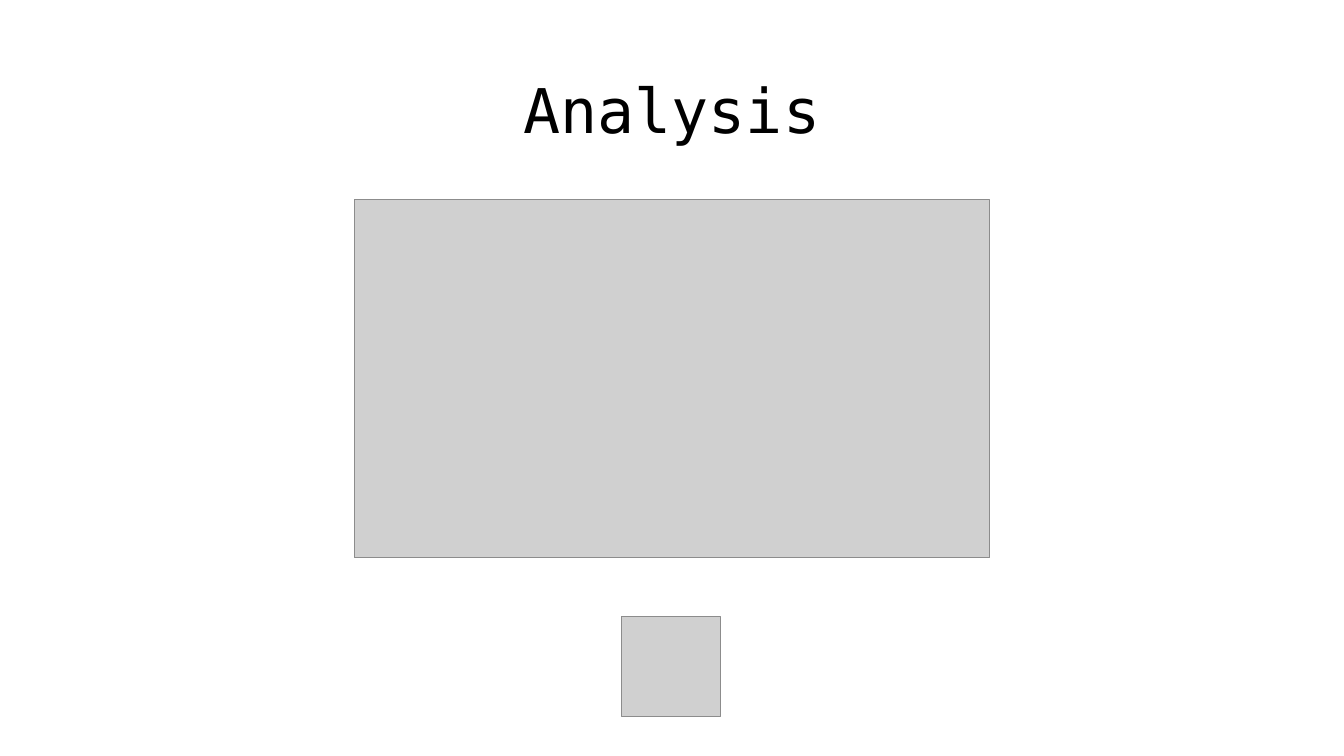
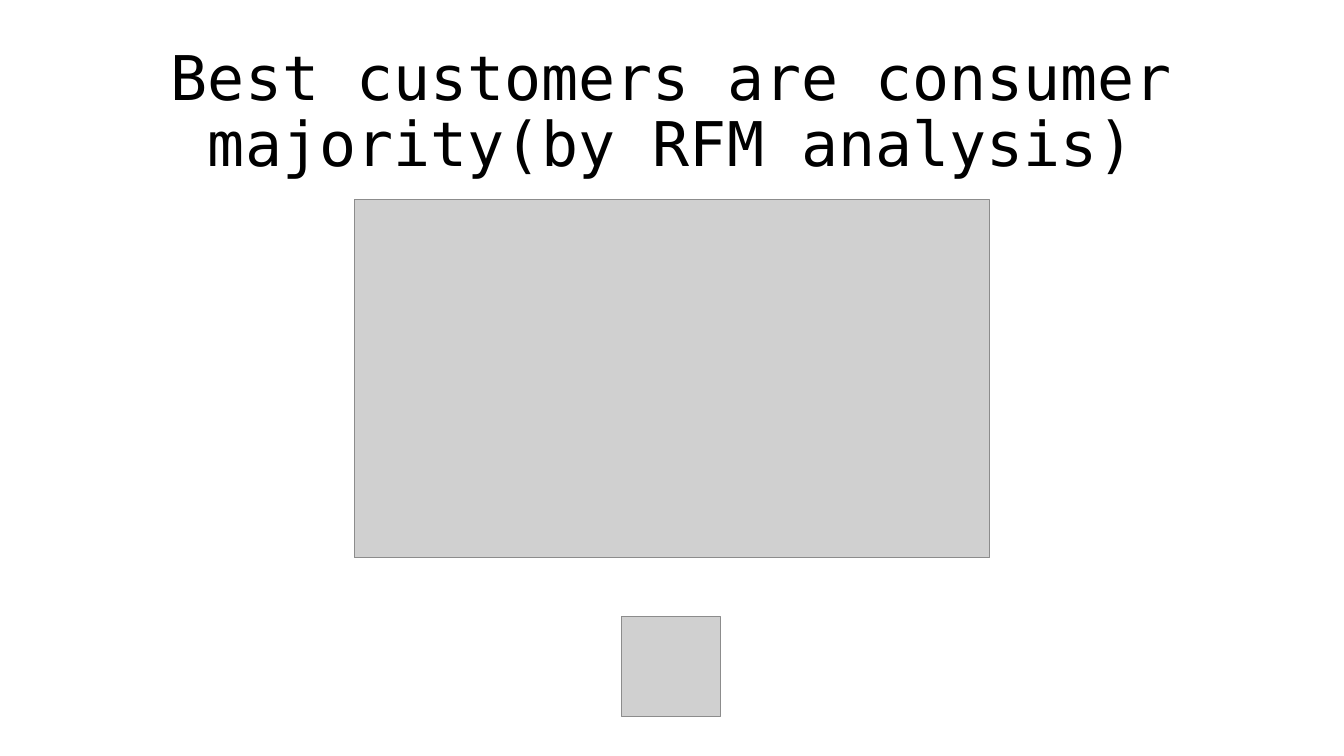
Before and after one commit to duy4nt/Data-Analysis, a slide deck: slide 17 of SuperstoreSalesAnalysis/Superstore Dataset Analysis.pptx (slide 18 before the commit). Drawn at 1344x756 pixels with LibreOffice and Linux fonts; fonts in the diff are those of the drawing; grey boxes stand for pictures. Boxes give left, top, right and bottom in pixels: in the first picture for what was removed or moved away, otherwise in the second. Text is boxed around its words. In the diff, an @@ line names an element or a change of style, - is before the commit and + after.

```diff
--- a/SuperstoreSalesAnalysis/Superstore Dataset Analysis.pptx
+++ b/SuperstoreSalesAnalysis/Superstore Dataset Analysis.pptx
@@ title at box(171, 55, 1172, 179): text changed @@
-Analysis
+Best customers are consumer majority(by RFM analysis)
```
Also in this commit, not shown: 3 other slides changed, 15 slides added, 18 slides removed, 2 other files.
